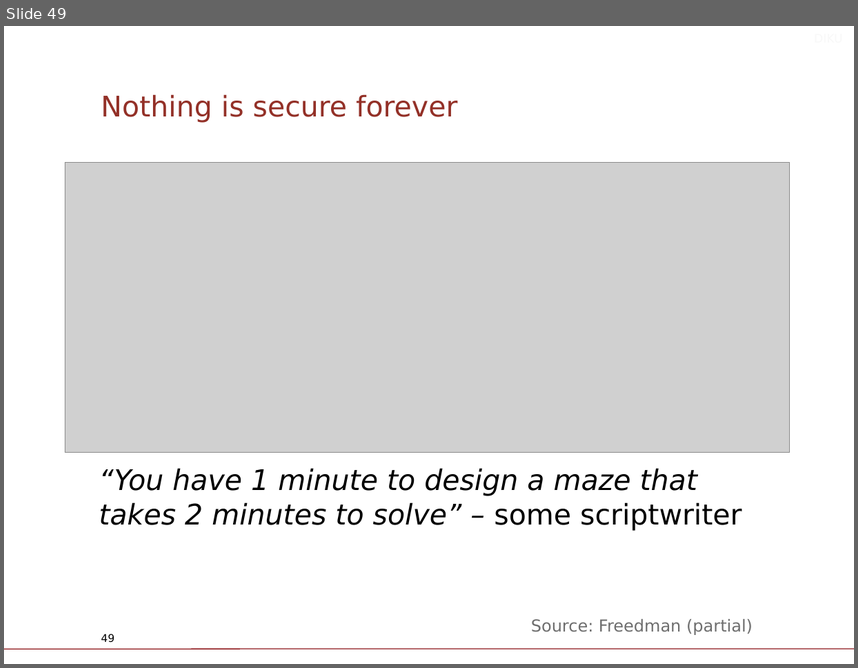
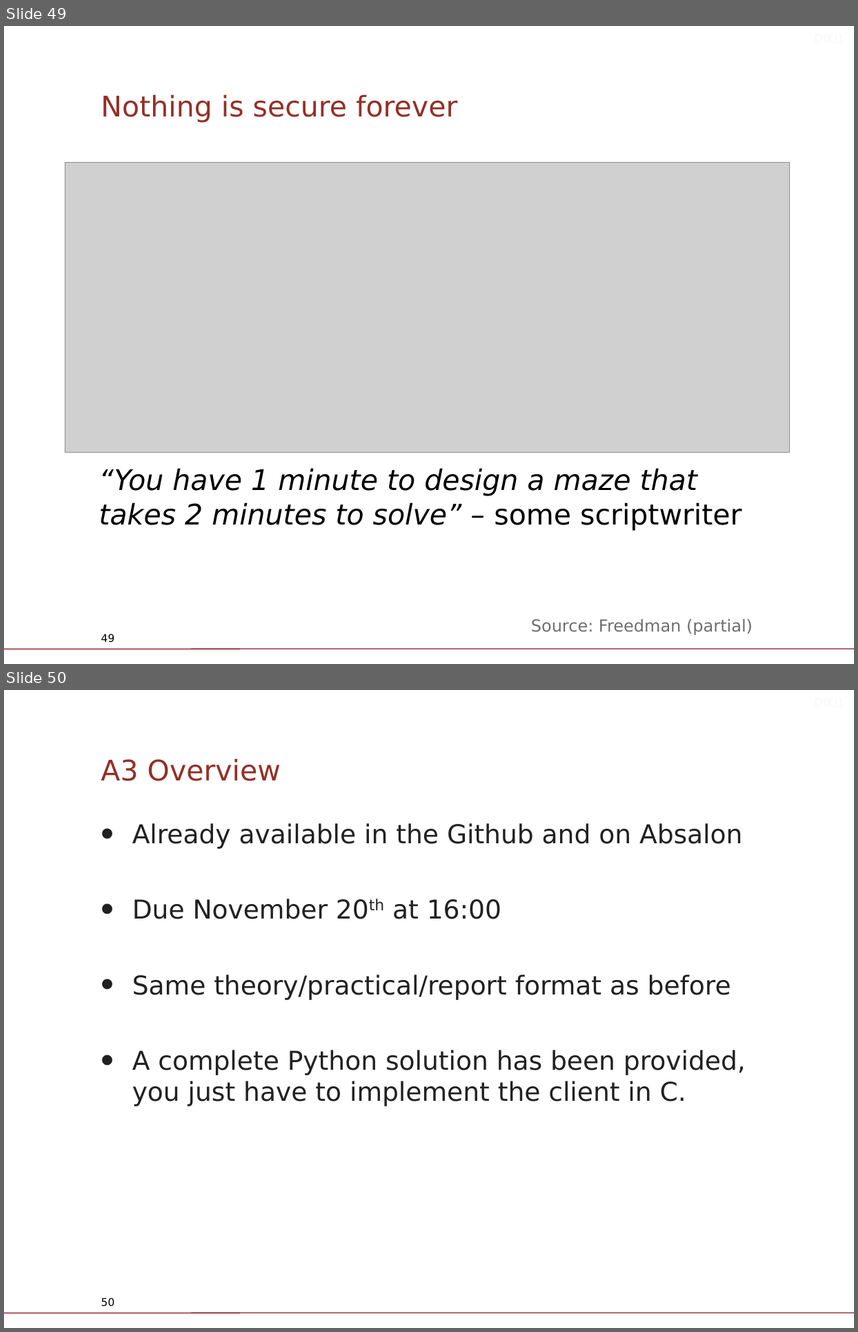
Before and after one commit to Legenden84/compSys-e2022-pub_fork, a slide deck: lectures/221031_non-blocking_servers_and_intro_to_security/slides.odp. Shown one above the other, each under a label of ours: slide 49 before the commit, slides 49 and 50 after it. The pictures are 858x668 and 858x1332 pixels, drawn with LibreOffice and Linux fonts; fonts in the diff are those of the drawing; grey boxes stand for pictures; background and template pictures are left out. Boxes give left, top, right and bottom in pixels: in the first picture for what was removed or moved away, otherwise in the second. Text is boxed around its words. In the diff, an @@ line names an element or a change of style, - is before the commit and + after.

```diff
--- a/lectures/221031_non-blocking_servers_and_intro_to_security/slides.odp
+++ b/lectures/221031_non-blocking_servers_and_intro_to_security/slides.odp
@@ slide 50 added at (4,690,854,1328), background #FFFFFF; not listed: 1 template element that a slide beside it also shows @@
@@ text added at (270,690,851,715), 10 pt, text #F8F8F8 @@
+DIKU
@@ text added at (101,758,281,781), 24 pt, text #933027 @@
+A3 Overview
@@ text added at (132,823,746,1106), 22 pt, text #212121 @@
+• Already available in the Github and on Absalon
+• Due November 20th at 16:00
+• Same theory/practical/report format as before
+• A complete Python solution has been provided, you just have to implement the client in C.
@@ page number added at (101,1297,115,1306), 9 pt, text #000000 @@
+50
```
Also in this commit, not shown: 9 slides changed, 3 other slides added, 1 other file.
